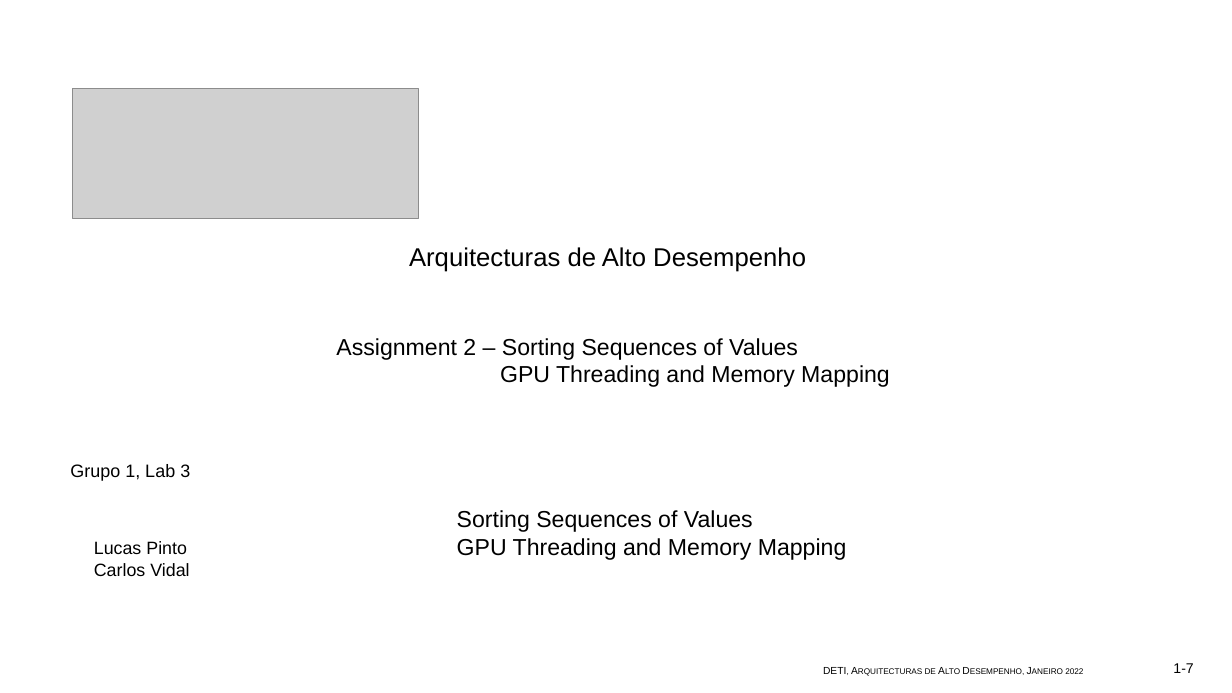
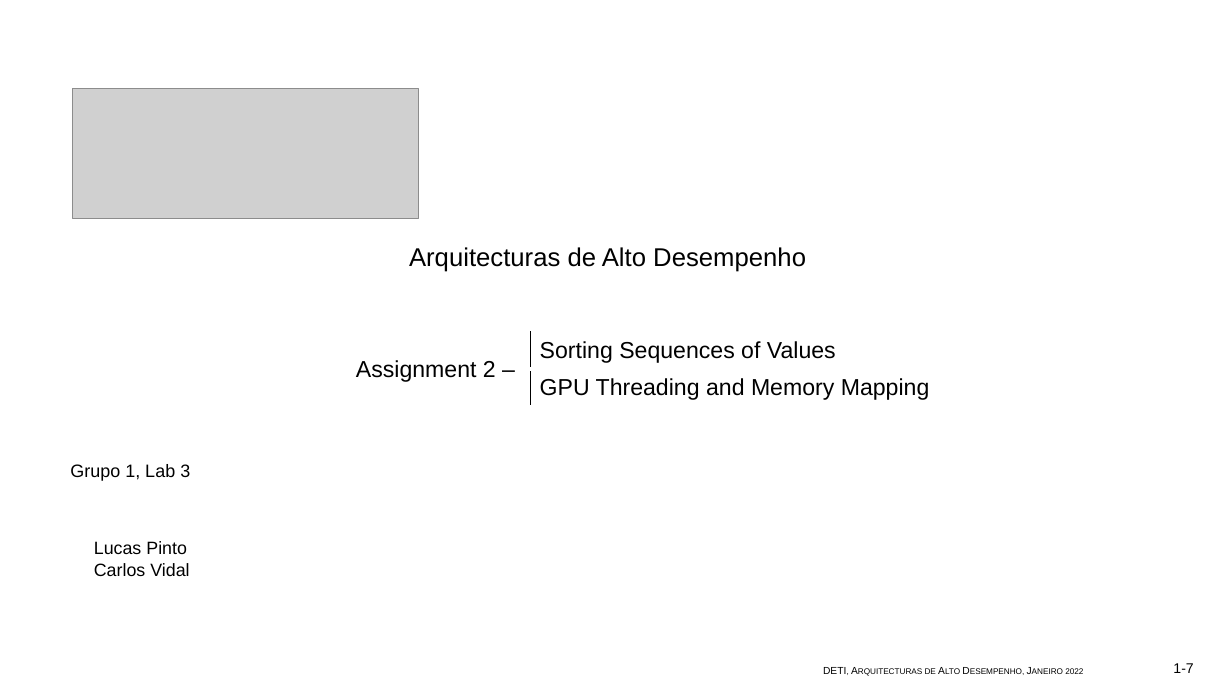
Before and after one commit to Pinto1088/AAD_2022, a slide deck: slide 1 of Assignment2/Apresentação1.pptx. Drawn at 1232x693 pixels with LibreOffice and Linux fonts; fonts in the diff are those of the drawing; grey boxes stand for pictures. Boxes give left, top, right and bottom in pixels: in the first picture for what was removed or moved away, otherwise in the second. Text is boxed around its words. In the diff, an @@ line names an element or a change of style, - is before the commit and + after.

```diff
--- a/Assignment2/Apresentação1.pptx
+++ b/Assignment2/Apresentação1.pptx
@@ text removed at [336,338,890,387] @@
-Assignment 2 – Sorting Sequences of Values
-GPU Threading and Memory Mapping
@@ table added at [347,332,941,407], 2 rows, 2 columns @@
+Assignment 2 – | Sorting Sequences of Values
+ | GPU Threading and Memory Mapping
@@ text removed at [457,510,847,560] @@
-Sorting Sequences of Values
-GPU Threading and Memory Mapping
```
Also in this commit, not shown: 3 other slides changed.
